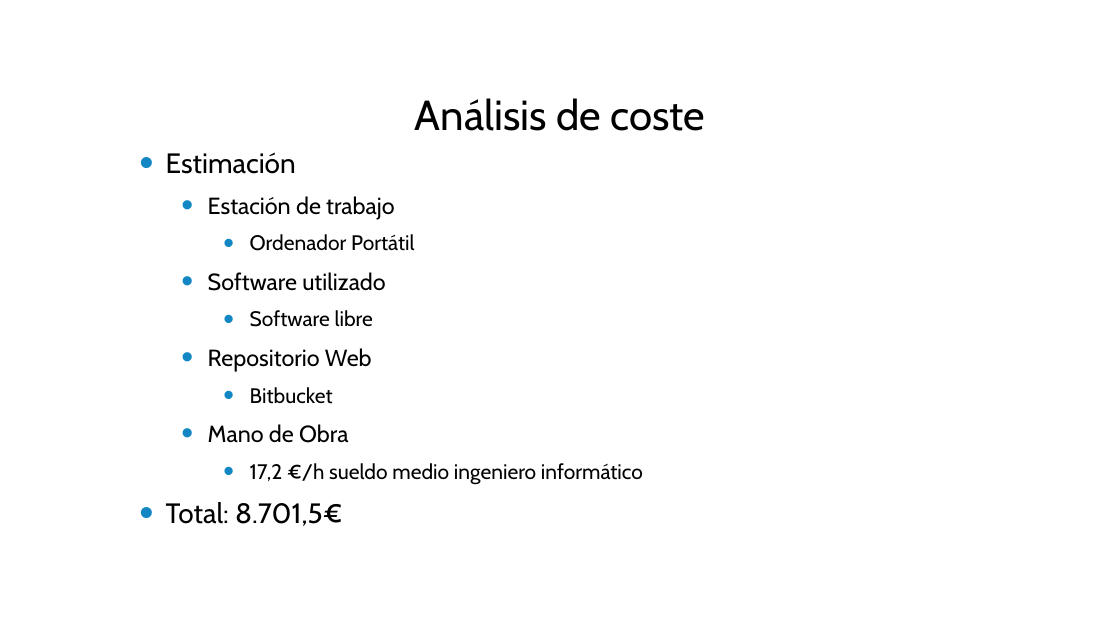
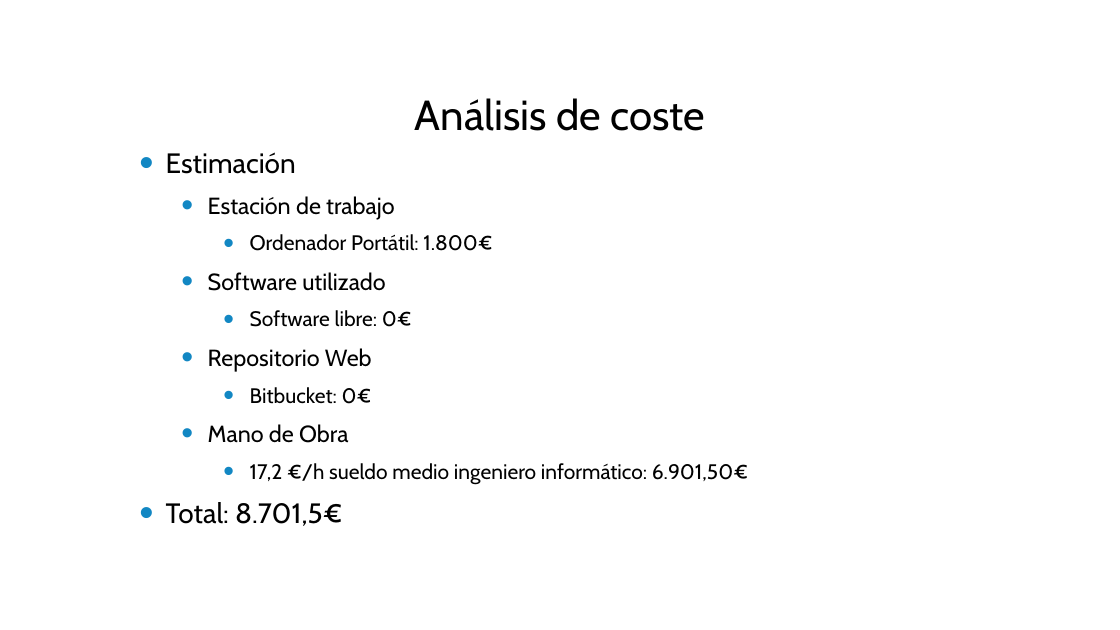
Before and after one commit to cesarpomar/Perldoop2-tfg, a slide deck: slide 12 of doc/Presentacion.pptx (slide 11 before the commit). Drawn at 1120x630 pixels with LibreOffice and Linux fonts; fonts in the diff are those of the drawing; background and template pictures are left out. Boxes give left, top, right and bottom in pixels: in the first picture for what was removed or moved away, otherwise in the second. Text is boxed around its words. In the diff, an @@ line names an element or a change of style, - is before the commit and + after.

```diff
--- a/doc/Presentacion.pptx
+++ b/doc/Presentacion.pptx
@@ text at [250, 234, 492, 251]: text changed @@
-    • Ordenador Portátil
+    • Ordenador Portátil: 1.800€
@@ text at [250, 310, 412, 327]: text changed @@
-    • Software libre
+    • Software libre: 0€
@@ text at [250, 387, 372, 404]: text changed @@
-    • Bitbucket
+    • Bitbucket: 0€
@@ text at [250, 463, 748, 485]: text changed @@
-    • 17,2 €/h sueldo medio ingeniero informático
+    • 17,2 €/h sueldo medio ingeniero informático: 6.901,50€
```
Also in this commit, not shown: 6 other slides changed, 1 slide added, 1 other file.
